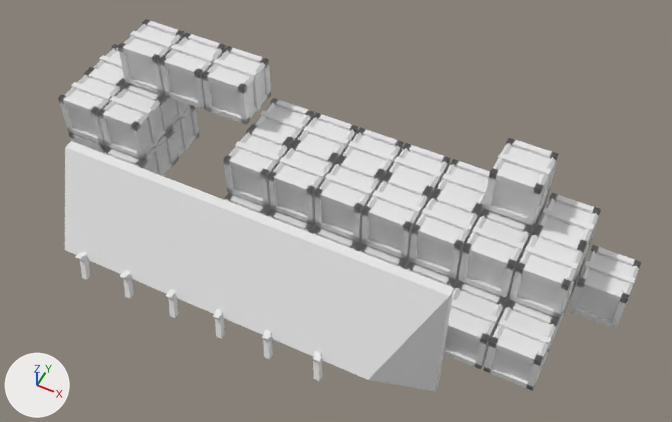
One commit to the OBJ model landstalker/data/proxies/crate_shed_644.obj: the scene before it, then after it.
Both versions are drawn from a 50 mm lens placed at (956.0, -216.7, 541.7), pointed at (870.8, -46.2, 328.6). Lighting does not change. The marker at lower left points along +X, +Y and +Z. The older version comes first. Where no turn or scale is listed for an object, it has been applied to the vertices. Vertices at exactly the same position are counted once.

In view in the first picture: 'crate_shed_644'.
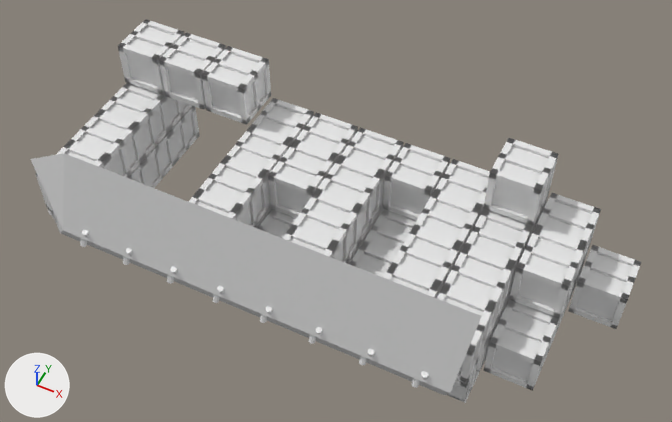
What changed in the scene script:
```text
Change me_crate_shed_644:
    used by ob_crate_shed_644; location = (0.0, 0.0, 0.0)
    remove me_crate_shed_644.from_pydata(...)  # 4082 vertices, 3702 faces; spans x 768.0..960.0, y -95.0..-16.0, z 296.0..352.0
    add me_crate_shed_644.from_pydata(...)  # 4301 vertices, 5136 faces; spans x 777.0..960.0, y -87.0..-16.0, z 296.0..352.0
    me_crate_shed_644 part 1: the loose piece of 8 vertices spanning x 769.0..783.0, y -47.0..-32.0, z 321.0..335.0 is moved by (16.0, -16.0, 0.0)
    me_crate_shed_644 part 2: a new loose piece, a box spanning x 784.4..799.6, y -57.0..-55.0, z 320.4..335.6
    me_crate_shed_644 part 3: the loose piece of 8 vertices spanning x 769.0..783.0, y -47.0..-32.0, z 305.0..319.0 is moved by (16.0, -32.0, 16.0)
    me_crate_shed_644 part 4: a new loose piece, a box spanning x 833.0..847.0, y -63.0..-48.0, z 321.0..335.0
    me_crate_shed_644 part 5: a new loose piece, a box spanning x 833.0..847.0, y -79.0..-64.0, z 321.0..335.0
    me_crate_shed_644 part 6: the loose piece of 8 vertices spanning x 881.0..895.0, y -47.0..-32.0, z 321.0..335.0 is moved by (-16.0, -16.0, 0.0)
    me_crate_shed_644 part 7: a new loose piece, a box spanning x 865.0..879.0, y -79.0..-64.0, z 321.0..335.0
    me_crate_shed_644 part 8: a new loose piece, a box spanning x 897.0..911.0, y -63.0..-48.0, z 321.0..335.0
    me_crate_shed_644 part 9: a new loose piece, a box spanning x 897.0..911.0, y -79.0..-64.0, z 321.0..335.0
    me_crate_shed_644 part 10: a new loose piece, a box spanning x 912.4..927.6, y -73.0..-71.0, z 304.4..319.6
    me_crate_shed_644 part 11: a new loose piece, a box spanning x 913.0..927.0, y -63.0..-48.0, z 321.0..335.0
    me_crate_shed_644 part 12: a new loose piece, a box spanning x 913.0..927.0, y -79.0..-64.0, z 321.0..335.0
    me_crate_shed_644 part 13: a new loose piece, a box spanning x 912.4..927.6, y -73.0..-71.0, z 320.4..335.6
    me_crate_shed_644 part 14: the loose piece of 10 vertices spanning x 792.0..917.0, y -91.0..-69.0, z 296.0..344.0 is rebuilt with 7 vertices and now spans x 777.0..928.0, y -86.0..-72.0, z 296.0..352.0
    me_crate_shed_644 part 15: 22 loose pieces with 208 vertices, spanning x 768.0..890.0, y -95.0..-16.0, z 304.0..336.0, are deleted
    me_crate_shed_644 part 16: 185 vertices moved from x 768.0..928.0, y -64.0..-16.0, z 304.0..336.0 to x 784.0..928.0, y -80.0..-16.0, z 304.0..336.0; 714 vertices removed from x 768.0..960.0, y -64.0..-16.0, z 304.0..352.0; 984 vertices added at x 784.0..928.0, y -87.0..-50.0, z 304.0..336.0
    other edits to the shape of me_crate_shed_644 do not show in these pictures
```

Location of each change, (x1, y1, x2, y2) in pixels of the pictures (672 x 422 px; the box of a moved part takes in the faces that stretch with it):
'crate_shed_644', reshaped: before (58, 19, 641, 391); after (31, 19, 641, 403)
part 1 of me_crate_shed_644, moved or reshaped: before (67, 78, 120, 136); after (78, 120, 137, 176)
part 2 of me_crate_shed_644, added: after (81, 126, 131, 177)
part 3 of me_crate_shed_644, moved or reshaped (mostly hidden): before (77, 140, 102, 153); after (65, 151, 96, 164)
part 4 of me_crate_shed_644, added: after (206, 167, 262, 225)
part 5 of me_crate_shed_644, added (mostly hidden): after (195, 201, 229, 216)
part 6 of me_crate_shed_644, moved or reshaped: before (369, 184, 424, 251); after (299, 201, 354, 261)
part 7 of me_crate_shed_644, added (mostly hidden): after (288, 237, 325, 254)
part 8 of me_crate_shed_644, added: after (399, 237, 453, 289)
part 9 of me_crate_shed_644, added (mostly hidden): after (390, 277, 429, 294)
part 10 of me_crate_shed_644, added: after (468, 360, 478, 390)
part 11 of me_crate_shed_644, added: after (452, 257, 504, 299)
part 12 of me_crate_shed_644, added (mostly hidden): after (443, 297, 483, 373)
part 13 of me_crate_shed_644, added: after (473, 324, 485, 362)
part 14 of me_crate_shed_644, rebuilt (16% wider): before (65, 141, 454, 391); after (31, 153, 481, 395)
part 15 of me_crate_shed_644, deleted: before (65, 48, 322, 381)
part 16 of me_crate_shed_644, moved or reshaped: before (58, 22, 639, 381); after (36, 36, 557, 403)
